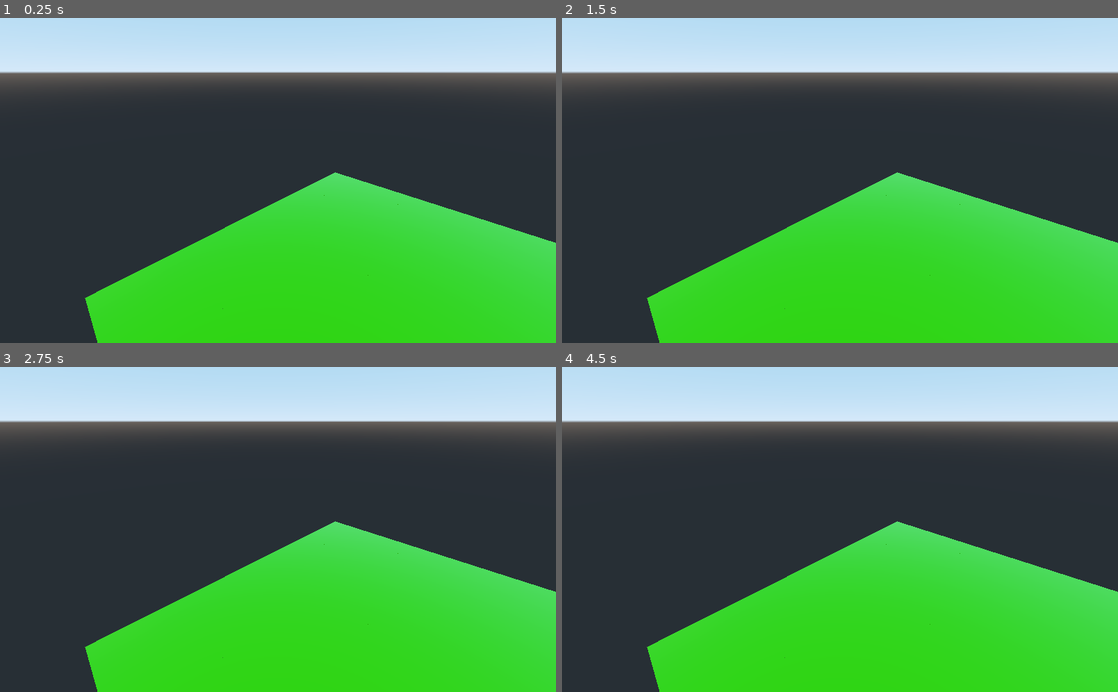
Above: before the commit, frames 1-4 (two rows, left to right).
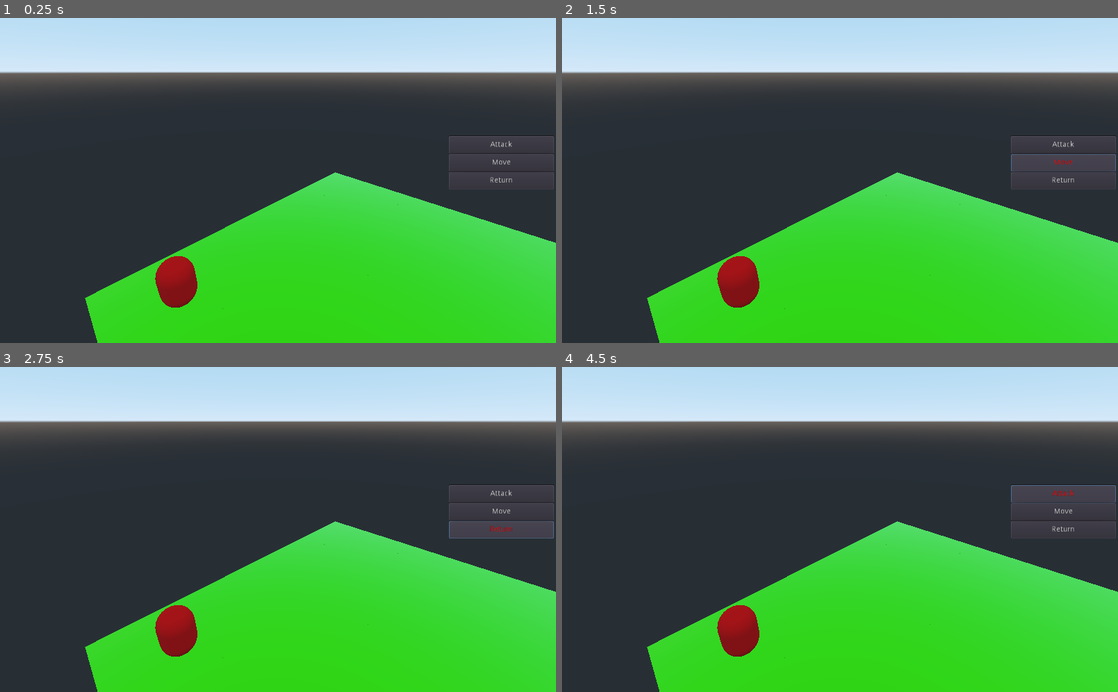
Above: after the commit, the same moments.

Repository: godisntheradio/GuardiaoMotores
Game: Godot game, scene res://Objects/Main.tscn
The game is run twice, just before and just after one commit, with the same random seed, the same clock (stepped at 60 frames per second) and the same inputs.
Inputs (mouse positions are in pixels of both pictures, inside the frame that each line leads up to):
- Up to frame 1 (0.25 s): no input
- Up to frame 2 (1.5 s): click (1062, 144) at 0.5 s, where only the run after the commit has a clickable "Attack"; click (1062, 164) at 1.25 s, where only the run after the commit has a clickable "Move"
- Up to frame 3 (2.75 s): click (500, 529) at 2 s, where only the run after the commit has a clickable "Return"
- Up to frame 4 (4.5 s): click (1062, 493) at 2.75 s, where only the run after the commit has a clickable "Attack"; click (1062, 513) at 3.5 s, where only the run after the commit has a clickable "Move"; click (1062, 493) at 4.25 s, where only the run after the commit has a clickable "Attack"

The runs differ from the first frame. In frame 1, 1.3% of the frame differs, in the area x 27-100%, y 36-90%; in frame 2, 2.2%; in frame 3, 2.2%; in frame 4, 2.1%.

Commit message:
mostrar janela de stats

Diff:
--- a/Project/Input.gd
+++ /dev/null
@@ -1,17 +0,0 @@
-extends Spatial
-export var camera_path : NodePath
-var camera : Camera
-# Called when the node enters the scene tree for the first time.
-func _ready():
-	camera  = get_node(camera_path)
-	pass # Replace with function body.
-
-# Called every frame. 'delta' is the elapsed time since the previous frame.
-func _physics_process(delta):
-	var mouse = get_viewport().get_mouse_position()
-	var space_state = get_world().direct_space_state
-	var dir = camera.project_ray_normal(mouse)
-	var origin = camera.project_ray_origin(mouse)
-	var result = space_state.intersect_ray(origin, origin + dir * 250 )
-#	if(result):
-#		print(result.collider.get_parent().get_name())
--- /dev/null
+++ b/Project/Objects/BattleManager.tscn
@@ -0,0 +1,6 @@
+[gd_scene load_steps=2 format=2]
+
+[ext_resource path="res://Script/BattleManager.gd" type="Script" id=1]
+
+[node name="BattleManager" type="Spatial"]
+script = ExtResource( 1 )
--- a/Project/Objects/Main.tscn
+++ b/Project/Objects/Main.tscn
@@ -1,14 +1,31 @@
-[gd_scene load_steps=3 format=2]
+[gd_scene load_steps=7 format=2]
 
-[ext_resource path="res://Objects/Map.tscn" type="PackedScene" id=1]
-[ext_resource path="res://Objects/PlayerInput.tscn" type="PackedScene" id=2]
+[ext_resource path="res://Objects/PlayerInput.tscn" type="PackedScene" id=1]
+[ext_resource path="res://Objects/BattleManager.tscn" type="PackedScene" id=2]
+[ext_resource path="res://Objects/Map.tscn" type="PackedScene" id=3]
+[ext_resource path="res://Objects/UI/CommandWindow.tscn" type="PackedScene" id=4]
+[ext_resource path="res://Objects/UI/UnitStatsDisplay.tscn" type="PackedScene" id=5]
+[ext_resource path="res://Objects/Unit.tscn" type="PackedScene" id=6]
 
 [node name="Main" type="Spatial"]
 
-[node name="Map" parent="." instance=ExtResource( 1 )]
+[node name="PlayerInput" parent="." instance=ExtResource( 1 )]
+camera_speed = 10.0
+
+[node name="BattleManager" parent="." instance=ExtResource( 2 )]
+
+[node name="Map" parent="." instance=ExtResource( 3 )]
 transform = Transform( 1, 0, 0, 0, 1, 0, 0, 0, 1, -5, 0, 0 )
 width = 3
 height = 3
 
-[node name="PlayerInput" parent="." instance=ExtResource( 2 )]
-camera_speed = 10.0
+[node name="Control" type="Control" parent="."]
+margin_right = 40.0
+margin_bottom = 40.0
+
+[node name="CommandWindow" parent="Control" instance=ExtResource( 4 )]
+
+[node name="UnitStatsDisplay" parent="Control" instance=ExtResource( 5 )]
+
+[node name="Unit" parent="." instance=ExtResource( 6 )]
+transform = Transform( 1, 0, 0, 0, 1, 0, 0, 0, 1, 0, 2.9591, 0.574009 )
--- /dev/null
+++ b/Project/Objects/PlayerData.tscn
@@ -0,0 +1,8 @@
+[gd_scene load_steps=2 format=2]
+
+[ext_resource path="res://Script/GameData.gd" type="Script" id=1]
+
+[node name="Player" type="Spatial" groups=[
+"Persist",
+]]
+script = ExtResource( 1 )
--- a/Project/Objects/Tile.tscn
+++ b/Project/Objects/Tile.tscn
@@ -1,59 +1,22 @@
 [gd_scene load_steps=5 format=2]
 
-[ext_resource path="res://Materials/Tile.tres" type="Material" id=1]
+[ext_resource path="res://Script/Tile.gd" type="Script" id=1]
+[ext_resource path="res://Materials/Tile.tres" type="Material" id=2]
 
-[sub_resource type="GDScript" id=3]
-script/source = "extends Spatial
-class_name Tile
-
-var terrain_type
-var elevation
-var blocked
-var pos
-
-var hover : bool
-var material_ref
-
-func _ready():
-	hover = false
-	material_ref = get_node(\"MeshInstance\").get_surface_material(0)
-	pass # Replace with function body.
-
-# Called every frame. 'delta' is the elapsed time since the previous frame.
-#func _process(delta):
-#	pass
-
-func _on_RigidBody_mouse_exited():
-	hover = false
-	stop_blinking()
-	pass # Replace with function body.
-func _on_RigidBody_mouse_entered():
-	hover = true
-	start_blinking()
-	pass # Replace with function body.
-
-
-
-func start_blinking():
-	material_ref.set_shader_param(\"should_blink\",true)
-	pass
-func stop_blinking():
-	material_ref.set_shader_param(\"should_blink\",false)
-	pass
-"
-
-[sub_resource type="CubeMesh" id=4]
+[sub_resource type="CubeMesh" id=1]
 
 [sub_resource type="BoxShape" id=2]
 
 [node name="Tile" type="Spatial"]
-script = SubResource( 3 )
+script = ExtResource( 1 )
 
 [node name="MeshInstance" type="MeshInstance" parent="."]
-mesh = SubResource( 4 )
-material/0 = ExtResource( 1 )
+mesh = SubResource( 1 )
+material/0 = ExtResource( 2 )
 
 [node name="RigidBody" type="RigidBody" parent="."]
+collision_layer = 2
+collision_mask = 2
 mode = 1
 
 [node name="CollisionShape" type="CollisionShape" parent="RigidBody"]
--- /dev/null
+++ b/Project/Objects/UI/CommandWindow.tscn
@@ -0,0 +1,35 @@
+[gd_scene format=2]
+
+[node name="CommandWindow" type="Control"]
+anchor_right = 1.0
+anchor_bottom = 1.0
+
+[node name="ItemList" type="ItemList" parent="."]
+margin_left = 827.0
+margin_top = 217.0
+margin_right = 1020.0
+margin_bottom = 317.0
+__meta__ = {
+"_edit_group_": true
+}
+
+[node name="AttackButton" type="Button" parent="ItemList"]
+margin_top = 1.0
+margin_right = 193.0
+margin_bottom = 34.0
+custom_colors/font_color_hover = Color( 1, 0, 0, 1 )
+text = "Attack"
+
+[node name="MoveButton" type="Button" parent="ItemList"]
+margin_top = 34.0
+margin_right = 193.0
+margin_bottom = 67.0
+custom_colors/font_color_hover = Color( 1, 0, 0, 1 )
+text = "Move"
+
+[node name="ReturnButton" type="Button" parent="ItemList"]
+margin_top = 67.0
+margin_right = 193.0
+margin_bottom = 100.0
+custom_colors/font_color_hover = Color( 1, 0, 0, 1 )
+text = "Return"
--- /dev/null
+++ b/Project/Objects/UI/UnitStatsDisplay.tscn
@@ -0,0 +1,121 @@
+[gd_scene load_steps=2 format=2]
+
+[ext_resource path="res://Script/UnitStatsDisplay.gd" type="Script" id=1]
+
+[node name="UnitStatsDisplay" type="Control"]
+visible = false
+anchor_right = 1.0
+anchor_bottom = 1.0
+margin_top = -2.20529
+margin_bottom = -2.20532
+script = ExtResource( 1 )
+name_path = NodePath("Panel/UnitName")
+hp_path = NodePath("Panel/HPBar")
+attack_path = NodePath("Panel/AttackL/Value")
+defense_path = NodePath("Panel/DefenseL/Value")
+mag_atk_path = NodePath("Panel/MagicAtkL/Value")
+mag_def_path = NodePath("Panel/MagicDefL/Value")
+
+[node name="Panel" type="Panel" parent="."]
+margin_left = 20.0
+margin_top = 402.205
+margin_right = 190.0
+margin_bottom = 584.205
+
+[node name="UnitName" type="Label" parent="Panel"]
+margin_left = 0.568787
+margin_top = 8.20529
+margin_right = 169.569
+margin_bottom = 29.2053
+text = "Unit Name"
+align = 1
+valign = 1
+__meta__ = {
+"_edit_group_": true
+}
+
+[node name="HPBar" type="ProgressBar" parent="Panel"]
+margin_left = 0.735077
+margin_top = 38.2053
+margin_right = 169.735
+margin_bottom = 58.2053
+custom_colors/font_color = Color( 0.898039, 0.160784, 0.160784, 1 )
+custom_colors/font_color_shadow = Color( 0, 0, 0, 1 )
+value = 49.99
+percent_visible = false
+
+[node name="AttackL" type="Label" parent="Panel"]
+editor/display_folded = true
+margin_left = 7.0
+margin_top = 78.2053
+margin_right = 85.0
+margin_bottom = 92.2053
+text = "Attack:"
+align = 2
+valign = 1
+
+[node name="Value" type="Label" parent="Panel/AttackL"]
+margin_left = 78.0
+margin_top = 1.0
+margin_right = 153.0
+margin_bottom = 15.0
+text = "0"
+align = 1
+valign = 1
+
+[node name="DefenseL" type="Label" parent="Panel"]
+editor/display_folded = true
+margin_left = 7.0
+margin_top = 99.4106
+margin_right = 85.0
+margin_bottom = 113.411
+text = "Defense:"
+align = 2
+valign = 1
+
+[node name="Value" type="Label" parent="Panel/DefenseL"]
+margin_left = 78.0
+margin_top = 1.0
+margin_right = 153.0
+margin_bottom = 15.0
+text = "0"
+align = 1
+valign = 1
+
+[node name="MagicAtkL" type="Label" parent="Panel"]
+editor/display_folded = true
+margin_left = 7.0
+margin_top = 119.411
+margin_right = 85.0
+margin_bottom = 133.411
+text = "Magic ATK:"
+align = 2
+valign = 1
+
+[node name="Value" type="Label" parent="Panel/MagicAtkL"]
+margin_left = 78.0
+margin_top = 1.0
+margin_right = 153.0
+margin_bottom = 15.0
+text = "0"
+align = 1
+valign = 1
+
+[node name="MagicDefL" type="Label" parent="Panel"]
+editor/display_folded = true
+margin_left = 7.0
+margin_top = 139.411
+margin_right = 85.0
+margin_bottom = 153.411
+text = "Magic DEF:"
+align = 2
+valign = 1
+
+[node name="Value" type="Label" parent="Panel/MagicDefL"]
+margin_left = 78.0
+margin_top = 1.0
+margin_right = 153.0
+margin_bottom = 15.0
+text = "0"
+align = 1
+valign = 1
--- a/Project/Objects/Unit.tscn
+++ b/Project/Objects/Unit.tscn
@@ -1,9 +1,11 @@
-[gd_scene load_steps=4 format=2]
+[gd_scene load_steps=5 format=2]
 
 [ext_resource path="res://Script/Unit.gd" type="Script" id=1]
 [ext_resource path="res://Materials/Unit.tres" type="Material" id=2]
 
 [sub_resource type="CapsuleMesh" id=1]
+
+[sub_resource type="CapsuleShape" id=2]
 
 [node name="Unit" type="Spatial"]
 script = ExtResource( 1 )
@@ -13,3 +15,9 @@
 material_override = ExtResource( 2 )
 mesh = SubResource( 1 )
 material/0 = null
+
+[node name="RigidBody" type="RigidBody" parent="."]
+
+[node name="CollisionShape" type="CollisionShape" parent="RigidBody"]
+transform = Transform( 0.8, 0, 0, 0, -3.49691e-008, -0.8, 0, 0.8, -3.49691e-008, 0, 0, 0 )
+shape = SubResource( 2 )
--- /dev/null
+++ b/Project/Script/BattleManager.gd
@@ -0,0 +1,18 @@
+extends Spatial
+
+var UnitClass = preload("res://Objects/Unit.tscn")
+var map
+
+# Called when the node enters the scene tree for the first time.
+func _ready():
+	#map = get_tree().get_root().get_node("Map") as Map
+	pass # Replace with function body.
+
+func position_unit(new_unit : Unit, tile : Tile):
+	new_unit.translation = tile.pos + Vector3(0,5.0,0)
+	pass
+func make_unit(stats):
+	var instance = UnitClass.instance()
+	instance.stats = stats
+	instance.hp = stats.hit_points
+	return instance
--- /dev/null
+++ b/Project/Script/GameData.gd
@@ -0,0 +1,30 @@
+extends Spatial
+
+var available_units = []
+
+func _ready():
+	var unit1 = Stats.new()
+	unit1.hit_points = 50
+	unit1.name = "unit1"
+	unit1.attack = 10
+	unit1.defense = 10
+	unit1.magicAtk = 5
+	unit1.magicDef = 5
+	var unit2 = Stats.new()
+	unit1.hit_points = 50
+	unit1.name = "unit2"
+	unit2.attack = 10
+	unit2.defense = 10
+	unit2.magicAtk = 5
+	unit2.magicDef = 5
+	var unit3 = Stats.new()
+	unit1.hit_points = 50
+	unit1.name = "unit3"
+	unit3.attack = 10
+	unit3.defense = 10
+	unit3.magicAtk = 5
+	unit3.magicDef = 5
+	available_units.append(unit1)
+	available_units.append(unit2)
+	available_units.append(unit3)
+	pass
--- a/Project/Script/Map.gd
+++ b/Project/Script/Map.gd
@@ -12,11 +12,16 @@
 	for x in range(10):
 		for y in range(10):
 			var instance = TileClass.instance()
-			var mesh = instance.get_node("MeshInstance").mesh as CubeMesh
+			var mesh = instance.get_node("MeshInstance").mesh
 			add_child(instance)
 			instance.translate(Vector3(translation.x + mesh.size.x * x, 0 , translation.z + mesh.size.z * y ))
 			mapTiles.append(instance)
 			instance.name = instance.name + str(x) + str(y)
+			if(y == 1 && x == 1):
+				var unit = get_tree().get_root().get_node("Main/Unit")
+				unit.global_transform.origin = instance.global_transform.origin
+				unit.translate(Vector3(0,2,0))
+				instance.occupying_unit = unit
 	pass # Replace with function body.
 
 # Called every frame. 'delta' is the elapsed time since the previous frame.
--- a/Project/Script/Stats.gd
+++ b/Project/Script/Stats.gd
@@ -3,11 +3,12 @@
 # Declare member variables here. Examples:
 # var a = 2
 # var b = "text"
-var hit_points : float
-var attack : float
-var defense : float
-var magicAtk : float
-var magicDef : float
+export var hit_points : float
+export var name : String
+export var attack : float
+export var defense : float
+export var magicAtk : float
+export var magicDef : float
 # Called when the node enters the scene tree for the first time.
 func _ready():
 	pass # Replace with function body.
@@ -22,4 +23,5 @@
 	result.magicAtk = magicAtk + other.magicAtk
 	result.magicDef = magicDef + other.magicDef
 	result.hit_points = hit_points + other.hit_points
+	result.name = name
 	return result
--- a/Project/Script/Tile.gd
+++ b/Project/Script/Tile.gd
@@ -1,17 +1,21 @@
 extends Spatial
 class_name Tile
 
-var terrain_type
-var elevation
-var blocked
-var pos
+export var terrain_type : int
+export var elevation : float
+export var blocked : bool
+export var pos : Vector3
 
+var occupying_unit
 var hover : bool
 var material_ref
 
+var display
 func _ready():
+	pos = translation + Vector3(0,2.0,0)
 	hover = false
 	material_ref = get_node("MeshInstance").get_surface_material(0)
+	display  = get_tree().get_root().get_node("Main/Control/UnitStatsDisplay")
 	pass # Replace with function body.
 
 # Called every frame. 'delta' is the elapsed time since the previous frame.
@@ -21,10 +25,14 @@
 func _on_RigidBody_mouse_exited():
 	hover = false
 	stop_blinking()
+	if(occupying_unit != null):
+		hide_stats()
 	pass # Replace with function body.
 func _on_RigidBody_mouse_entered():
 	hover = true
 	start_blinking()
+	if(occupying_unit != null):
+		show_stats()
 	pass # Replace with function body.
 
 
@@ -35,3 +43,10 @@
 func stop_blinking():
 	material_ref.set_shader_param("should_blink",false)
 	pass
+func show_stats():
+	display.visible = true
+	display.set_unit_stats(occupying_unit)
+	pass
+func hide_stats():
+	display.visible = false
+	pass
--- a/Project/Script/Unit.gd
+++ b/Project/Script/Unit.gd
@@ -3,11 +3,12 @@
 # Declare member variables here. Examples:
 # var a = 2
 # var b = "text"
-var stats = Stats.new()
-var tilePos : Vector2
-
+var stats : Stats
+export var tilePos : Vector2
+export var hp : float
 # Called when the node enters the scene tree for the first time.
 func _ready():
+	stats = Stats.new()
 	pass # Replace with function body.
 
 # Called every frame. 'delta' is the elapsed time since the previous frame.
--- /dev/null
+++ b/Project/Script/UnitStatsDisplay.gd
@@ -0,0 +1,41 @@
+extends Control
+class_name UnitStatsDisplay
+# Declare member variables here. Examples:
+# var a = 2
+# var b = "text"
+export var name_path : NodePath
+export var hp_path : NodePath
+export var attack_path : NodePath
+export var defense_path : NodePath
+export var mag_atk_path : NodePath
+export var mag_def_path : NodePath
+
+var name_value : Label
+var hp_value : ProgressBar
+var attack_value : Label
+var defense_value : Label
+var mag_atk_value : Label
+var mag_def_value : Label
+
+# Called when the node enters the scene tree for the first time.
+func _ready():
+	name_value = get_node(name_path)
+	hp_value = get_node(hp_path)
+	attack_value = get_node(attack_path)
+	defense_value = get_node(defense_path)
+	mag_atk_value = get_node(mag_atk_path)
+	mag_def_value = get_node(mag_def_path)
+	pass # Replace with function body.
+
+# Called every frame. 'delta' is the elapsed time since the previous frame.
+#func _process(delta):
+#	pass
+func set_unit_stats(unit : Unit):
+	name_value.text = unit.stats.name
+	hp_value.max_value = unit.stats.hit_points
+	hp_value.value = unit.hp
+	attack_value.text = str(unit.stats.attack)
+	defense_value.text = str(unit.stats.defense)
+	mag_atk_value.text = str(unit.stats.magicAtk)
+	mag_def_value.text = str(unit.stats.magicDef)
+	pass
--- a/Project/project.godot
+++ b/Project/project.godot
@@ -33,13 +33,19 @@
 "class": "Unit",
 "language": "GDScript",
 "path": "res://Script/Unit.gd"
+}, {
+"base": "Control",
+"class": "UnitStatsDisplay",
+"language": "GDScript",
+"path": "res://Script/UnitStatsDisplay.gd"
 } ]
 _global_script_class_icons={
 "Map": "",
 "Player": "",
 "Stats": "",
 "Tile": "",
-"Unit": ""
+"Unit": "",
+"UnitStatsDisplay": ""
 }
 
 [application]
